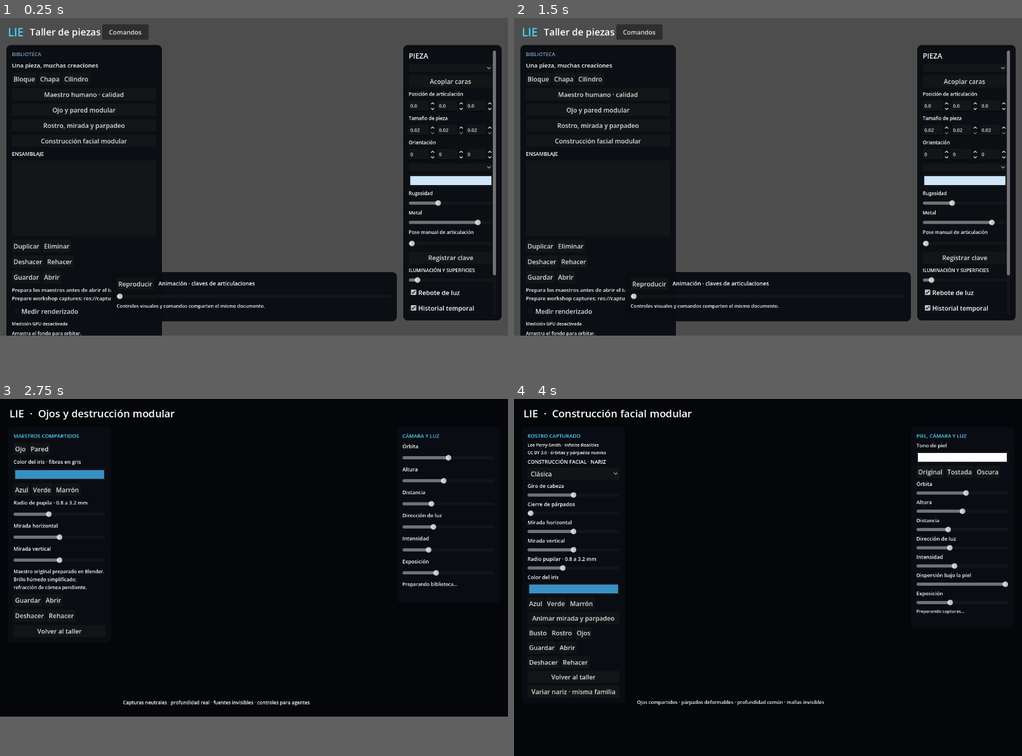
Above: before the commit, frames 1-4 (two rows, left to right).
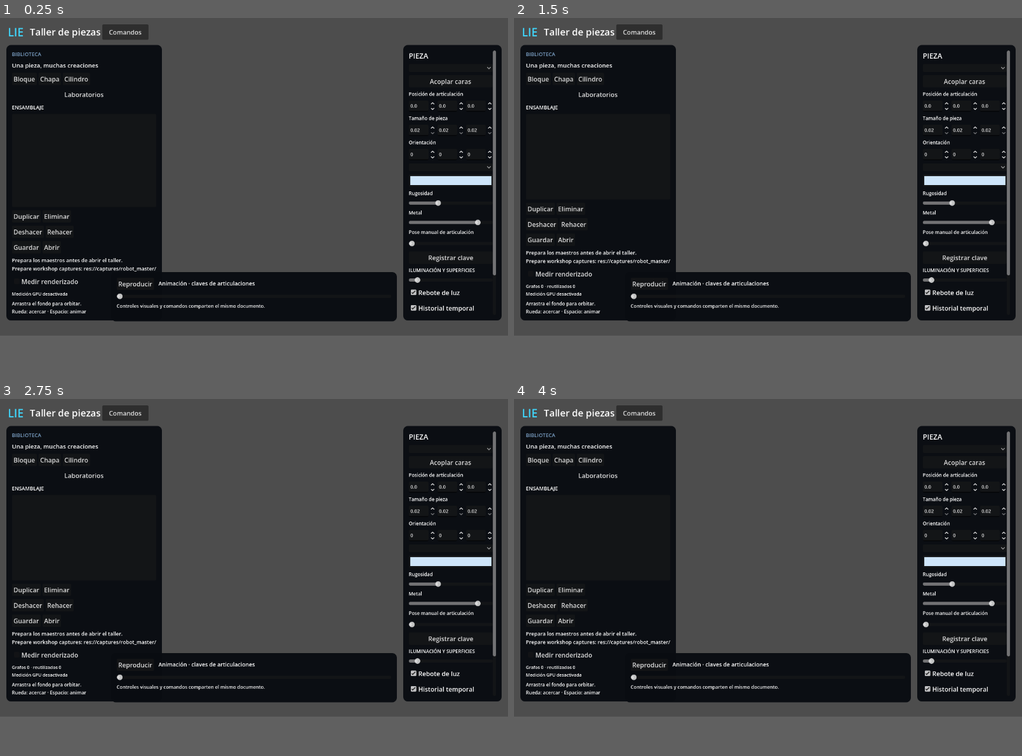
Above: after the commit, the same moments.

Repository: heliossamuelhernandezreyes/Lie-Engine
Game: Godot game, scene res://lie18_workshop.tscn
Same seed, same stepped clock (60 frames per second), same inputs: the game is played once before the commit and once after it.
Inputs (mouse positions are in pixels of both pictures, inside the frame that each line leads up to):
- Up to frame 1 (0.25 s): no input
- Up to frame 2 (1.5 s): click (600, 92) at 0.5 s, where only the run after the commit has a clickable "Laboratorios"; click (574, 296) at 1.25 s, where only the run before the commit has a clickable "Volver al ensamblaje"
- Up to frame 3 (2.75 s): click (86, 491) at 2 s, where only the run before the commit has a clickable "Ojo y pared modular"
- Up to frame 4 (4 s): click (574, 631) at 2.75 s, where only the run before the commit has a clickable "Volver al taller"; click (600, 520) at 3.5 s, where only the run before the commit has a clickable "Construcción facial modular"
In frame 4 the window is 800x562 before the commit and 800x500 after it. Grey fills any space a smaller window leaves; there, only what the larger window draws over its background counts as a difference.

The runs differ from the first frame. In frame 1, 3.1% of the frame differs, in the area x 1-32%, y 20-89%; in frame 2, 3.2%; in frame 3, 50%; in frame 4, 51%, in the area x 0-100%, y 0-89%.

Commit message:
Keep facial laboratory navigation within workshop panels

Diff:
--- a/gpu_compute/workshop/lie_workshop.gd
+++ b/gpu_compute/workshop/lie_workshop.gd
@@ -224,10 +224,11 @@
     _label(left,"Una pieza, muchas creaciones",15)
     var add_row:=HBoxContainer.new(); left.add_child(add_row)
     _button(add_row,"Bloque",_add_piece.bind("box",false)); _button(add_row,"Chapa",_add_piece.bind("box",true)); _button(add_row,"Cilindro",_add_piece.bind("cylinder",false))
-    _button(left,"Maestro humano · calidad",func(): get_tree().change_scene_to_file("res://lie21_human_lab.tscn"))
-    _button(left,"Ojo y pared modular",func(): get_tree().change_scene_to_file("res://lie22_modular_lab.tscn"))
-    _button(left,"Rostro, mirada y parpadeo",func(): get_tree().change_scene_to_file("res://lie23_face_lab.tscn"))
-    _button(left,"Construcción facial modular",func(): get_tree().change_scene_to_file("res://lie24_modular_face_lab.tscn"))
+    var laboratories:=MenuButton.new(); laboratories.text="Laboratorios"; left.add_child(laboratories)
+    var scenes: Array[String]=["res://lie21_human_lab.tscn","res://lie22_modular_lab.tscn","res://lie23_face_lab.tscn","res://lie24_modular_face_lab.tscn"]
+    for title in ["Maestro humano · calidad","Ojo y pared modular","Rostro, mirada y parpadeo","Construcción facial modular"]:
+        laboratories.get_popup().add_item(title)
+    laboratories.get_popup().id_pressed.connect(func(index: int): get_tree().change_scene_to_file(scenes[index]))
     _label(left,"ENSAMBLAJE",13)
     part_list=ItemList.new(); part_list.custom_minimum_size=Vector2(214,192); part_list.size_flags_vertical=Control.SIZE_EXPAND_FILL
     part_list.item_selected.connect(_select_part); left.add_child(part_list)
